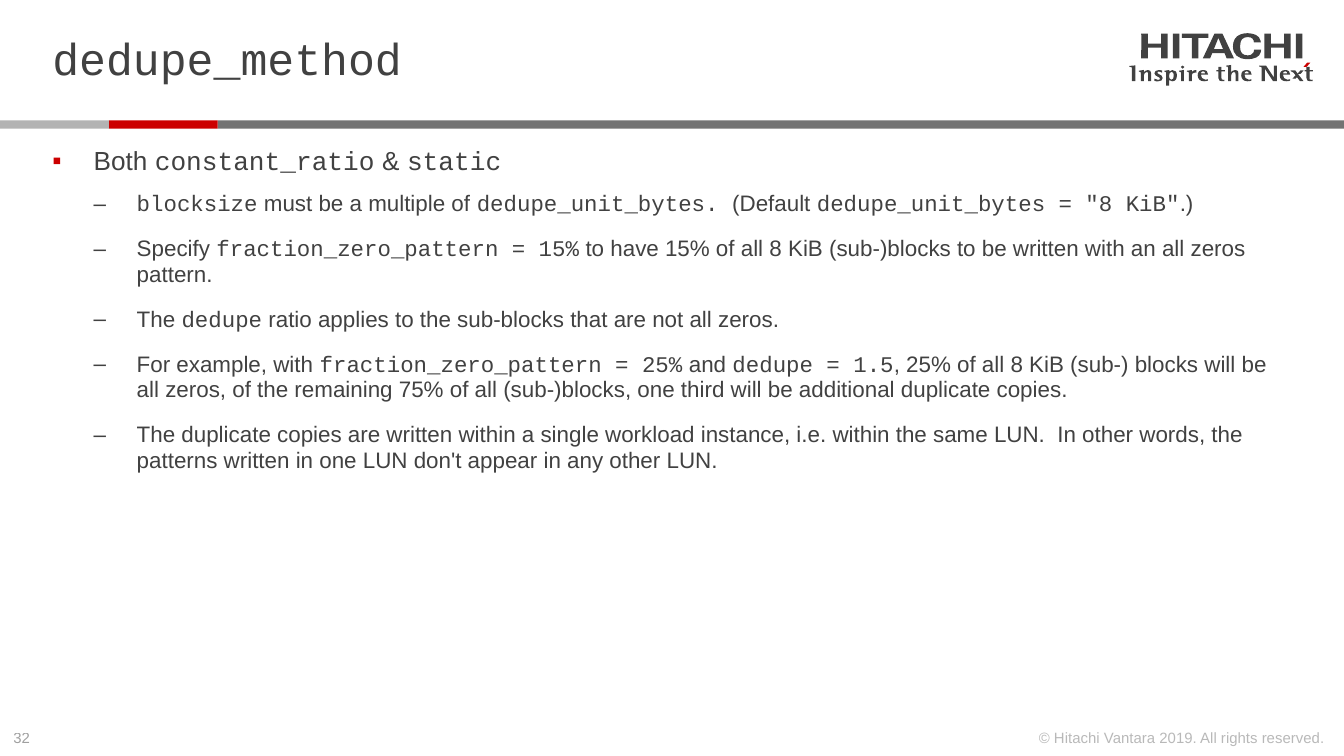
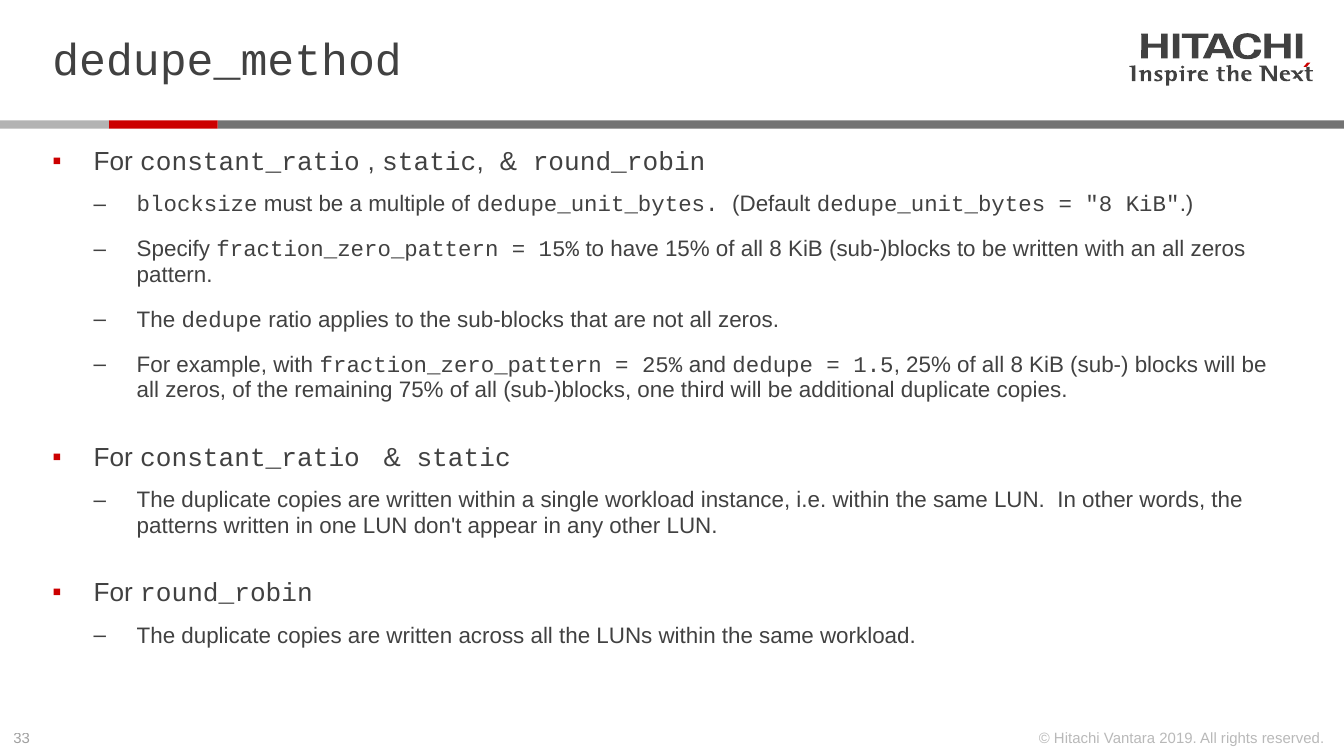
Before and after one commit to Hitachi-Data-Systems/ivy, a slide deck: slide 33 of doc/Programming the ivy engine.pptx (slide 32 before the commit). Drawn at 1344x756 pixels with LibreOffice and Linux fonts; fonts in the diff are those of the drawing. Boxes give left, top, right and bottom in pixels: in the first picture for what was removed or moved away, otherwise in the second. Text is boxed around its words. In the diff, an @@ line names an element or a change of style, - is before the commit and + after.

Commit message:
Added support for round_robin deduplication method.

```diff
--- a/doc/Programming the ivy engine.pptx
+++ b/doc/Programming the ivy engine.pptx
@@ text at [94,152,706,174]: text changed @@
-▪ Both constant_ratio & static
+▪ For constant_ratio , static, & round_robin
@@ text at [94,448,511,469]: paragraph added @@
+▪ For constant_ratio & static
@@ text at [137,626,916,648]: paragraphs added @@
+▪ For round_robin
+  ‒ The duplicate copies are written across all the LUNs within the same workload.
@@ page number at [13,733,30,743]: text changed @@
-32
+33
```
Also in this commit, not shown: 1 slide added, 14 other files.
